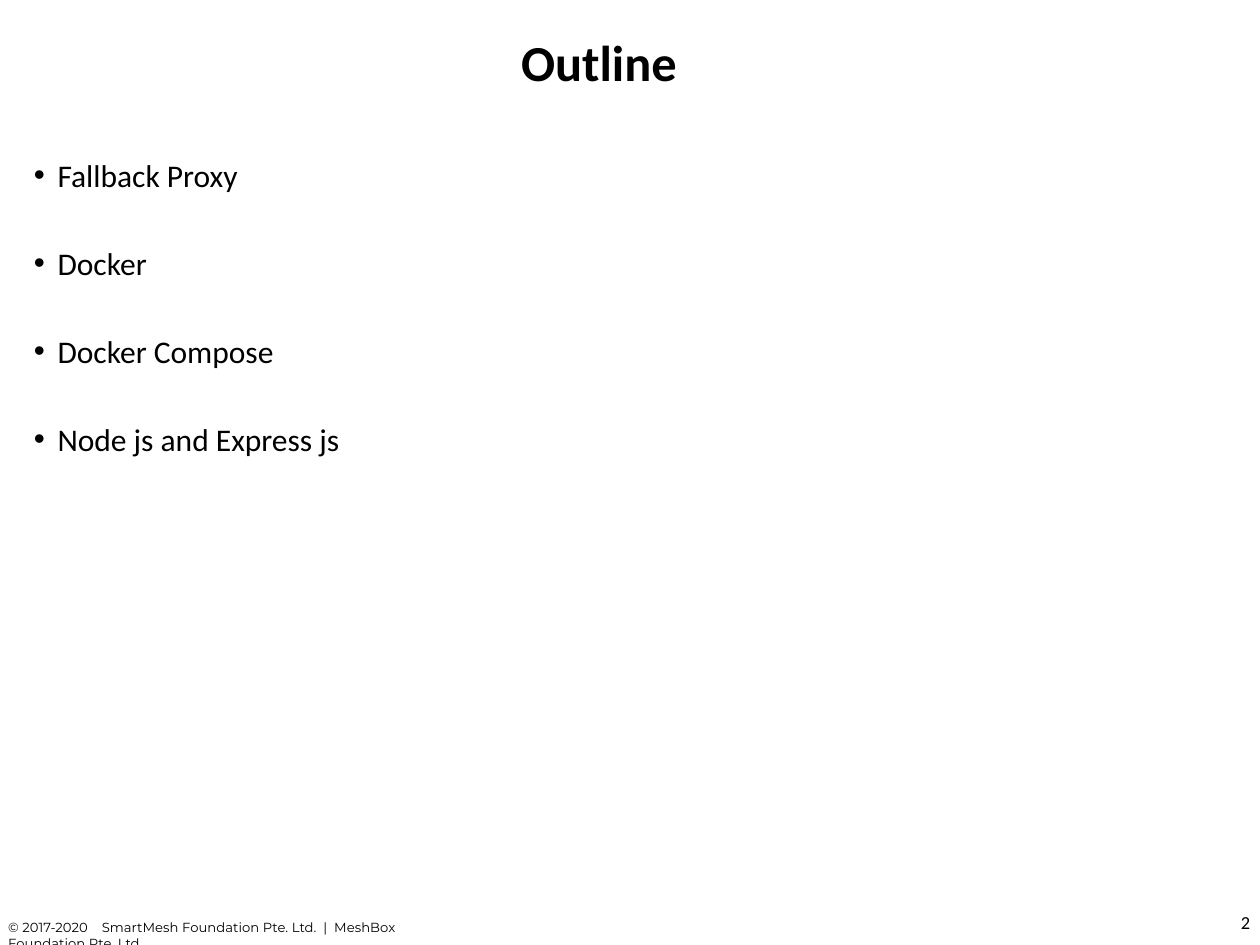
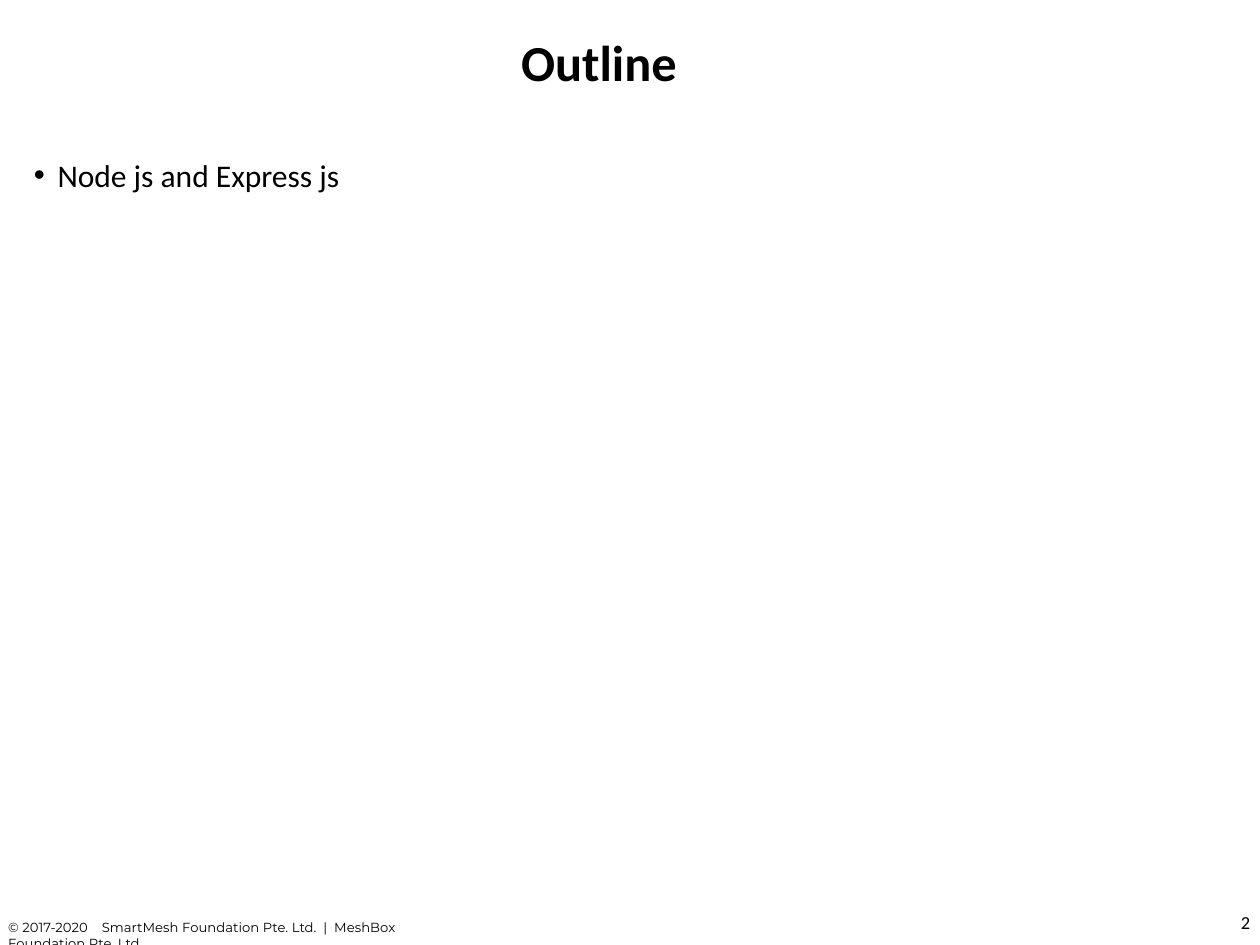
Before and after one commit to chuacw/SGUS-Slides, a slide deck: slide 2 of BCI - Batch2 - Day6 - Node & Express.pptx. Drawn at 1260x945 pixels with LibreOffice and Linux fonts; fonts in the diff are those of the drawing. Boxes give left, top, right and bottom in pixels: in the first picture for what was removed or moved away, otherwise in the second. Text is boxed around its words. In the diff, an @@ line names an element or a change of style, - is before the commit and + after.

```diff
--- a/BCI - Batch2 - Day6 - Node & Express.pptx
+++ b/BCI - Batch2 - Day6 - Node & Express.pptx
@@ text at (58, 165, 274, 368): paragraphs removed @@
-• Fallback Proxy
-• Docker
-• Docker Compose
```
Also in this commit, not shown: 1 other slide changed, 13 other files.
